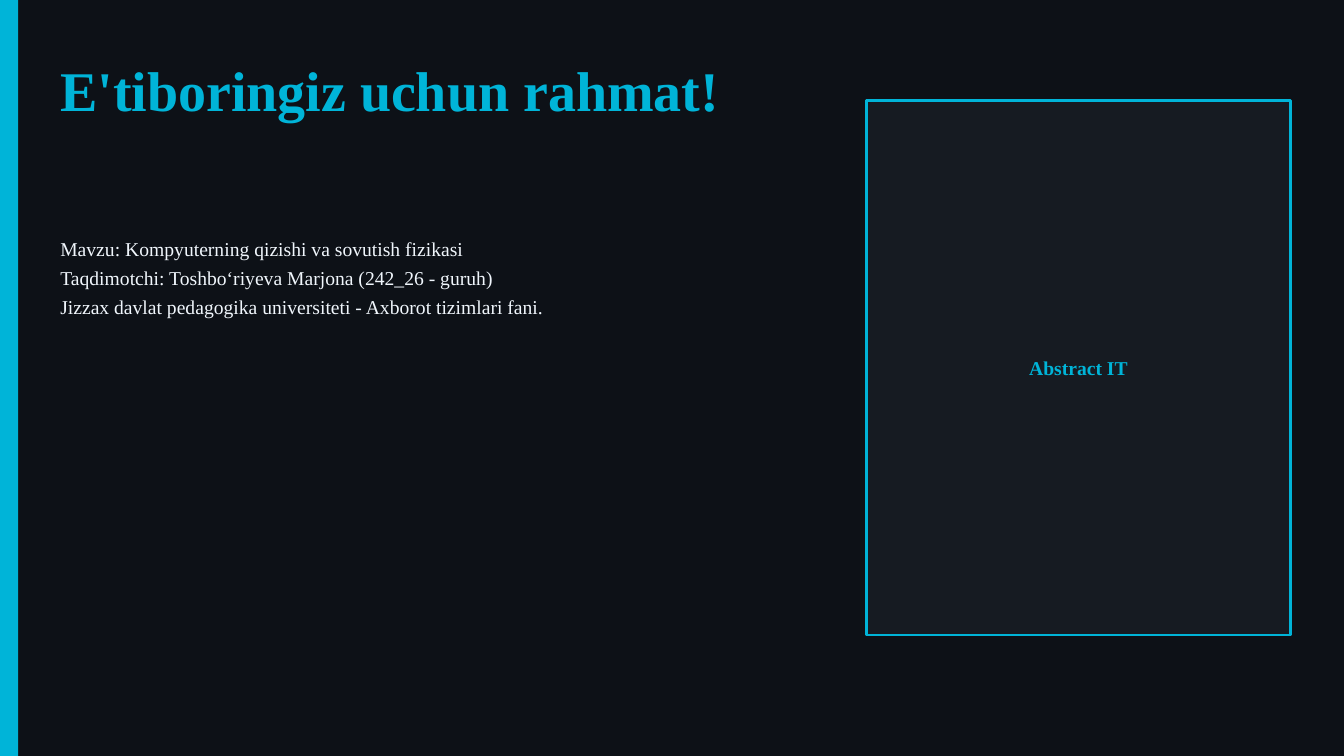
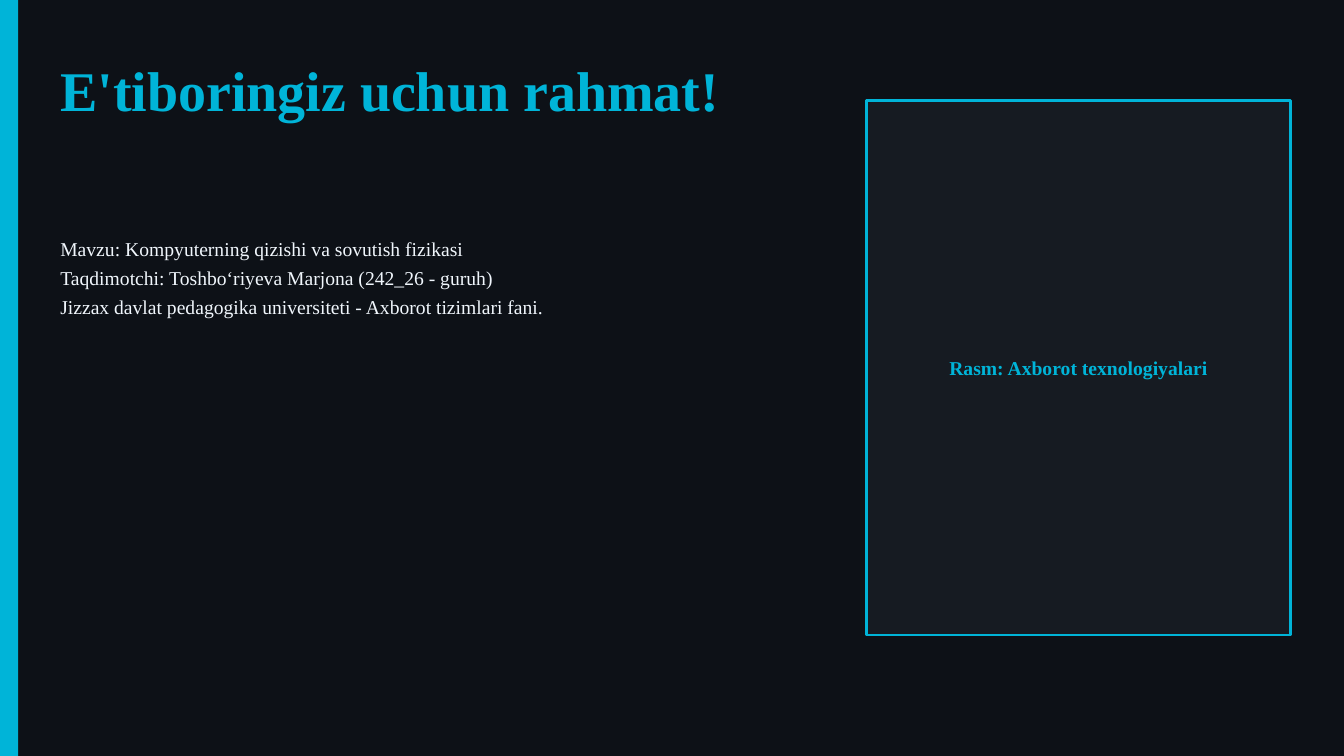
Before and after one commit to dasturland/kerak_taqdimot, a slide deck: slide 10 of taqdimot.pptx. Drawn at 1344x756 pixels with LibreOffice and Linux fonts; fonts in the diff are those of the drawing. Boxes give left, top, right and bottom in pixels: in the first picture for what was removed or moved away, otherwise in the second. Text is boxed around its words. In the diff, an @@ line names an element or a change of style, - is before the commit and + after.

```diff
--- a/taqdimot.pptx
+++ b/taqdimot.pptx
@@ text in rectangle at [949, 361, 1207, 380]: text changed @@
-Abstract IT
+Rasm: Axborot texnologiyalari
```
Also in this commit, not shown: 9 other slides changed, 3 other files.
